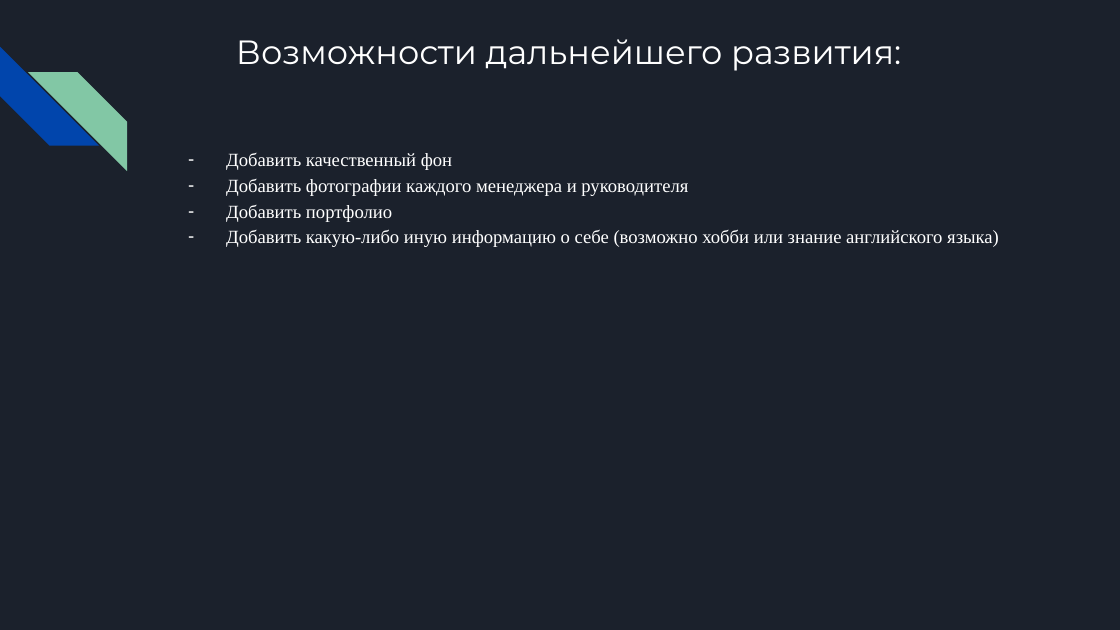
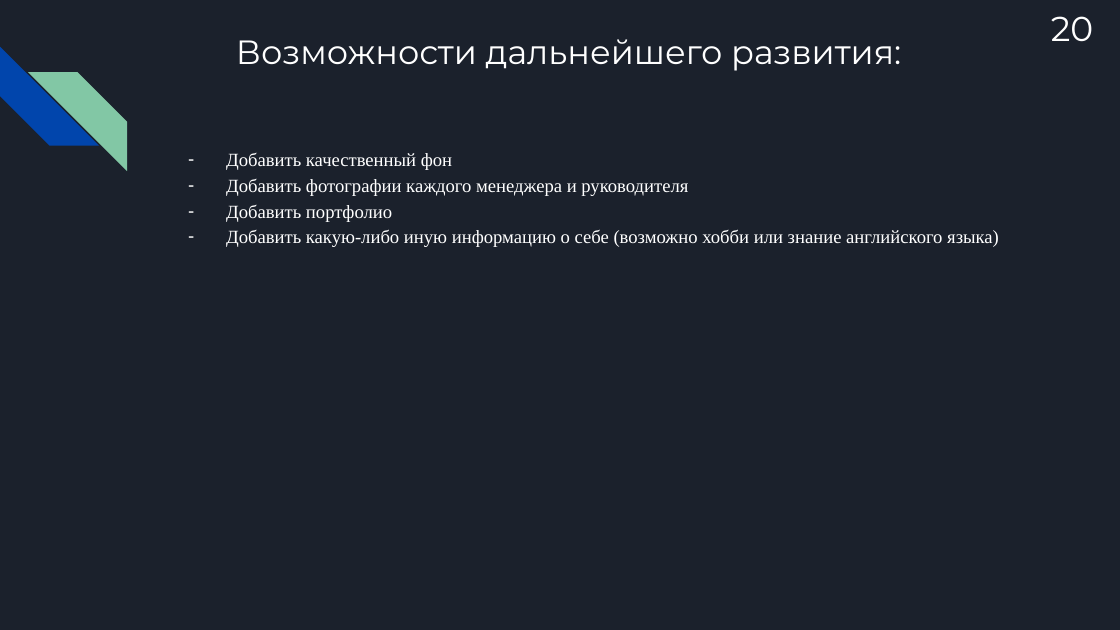
Before and after one commit to barKoZZeR/Diplom_project, a slide deck: slide 21 of Презентация дипломного проекта (Кашин С.И.).pptx (slide 20 before the commit). Drawn at 1120x630 pixels with LibreOffice and Linux fonts; fonts in the diff are those of the drawing. Boxes give left, top, right and bottom in pixels: in the first picture for what was removed or moved away, otherwise in the second. Text is boxed around its words. In the diff, an @@ line names an element or a change of style, - is before the commit and + after.

```diff
--- a/Презентация дипломного проекта (Кашин С.И.).pptx
+++ b/Презентация дипломного проекта (Кашин С.И.).pptx
@@ text added at box(1051, 16, 1093, 42), 22.2 pt, text #FFFFFF @@
+20
```
Also in this commit, not shown: 19 other slides changed, 1 slide added.
